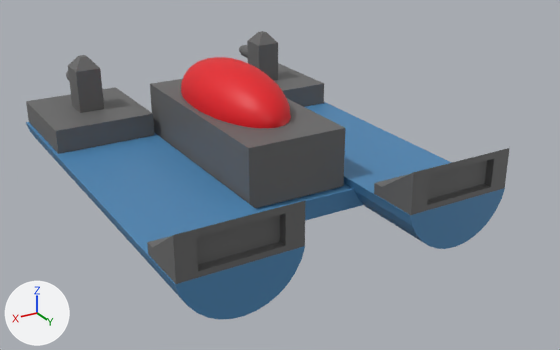
The FBX model Major Project/Assets/enemy_spaceship_3.fbx as it was, and as the next commit left it.
Both versions are drawn from a 50 mm camera at (8.01, 11.82, 4.95) aimed at (1.67, 1.25, -0.34). The lights are fixed; the arrows at lower left show +X, +Y and +Z. Where no turn or scale is listed for an object, it has been applied to the vertices.
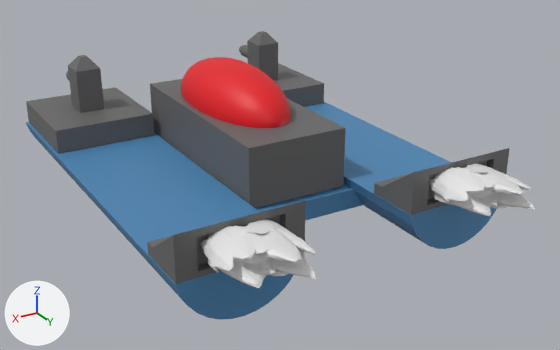
Location of each change, [x1, y1, x2, y2] in pixels of the pictures (560 x 350 px):
'Jet Flame mesh Icosphere.002', added: after [200, 219, 317, 288]
'Jet Flame mesh Icosphere.001', added: after [429, 163, 535, 216]

The change in detail:
Material 'Flame fire material 2' (mat_flame_fire_material_2) is new.
Its base color is (0.8, 0.8, 0.8) (white #e7e7e7).
Its roughness is 0.4.
Mesh me_icosphere_002 is new.
It has 962 vertices, 960 faces and spans x -0.64..0.64, y -0.89..0.69, z -0.29..0.29.
It uses material mat_flame_fire_material_2 (white #e7e7e7).
Object 'Jet Flame mesh Icosphere.002' (ob_jet_flame_mesh_icosphere_002) is new; it shows me_icosphere_002.
Its location is (3.81, 4.35, 0.16).
Object 'Jet Flame mesh Icosphere.001' (ob_jet_flame_mesh_icosphere_001) is new; it shows a copy of me_icosphere_002.
Its location is (0.02, 4.35, 0.16).
